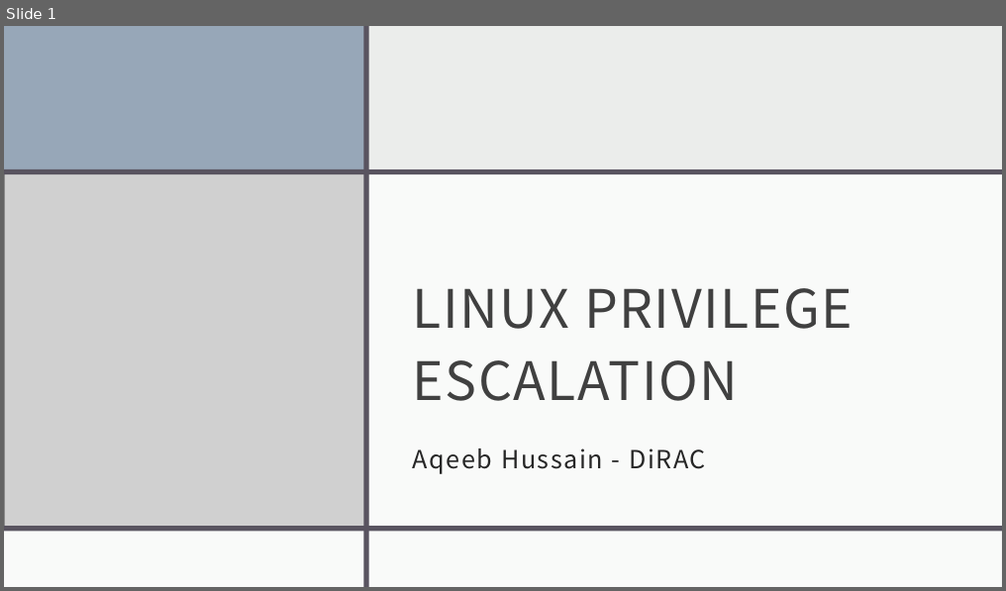
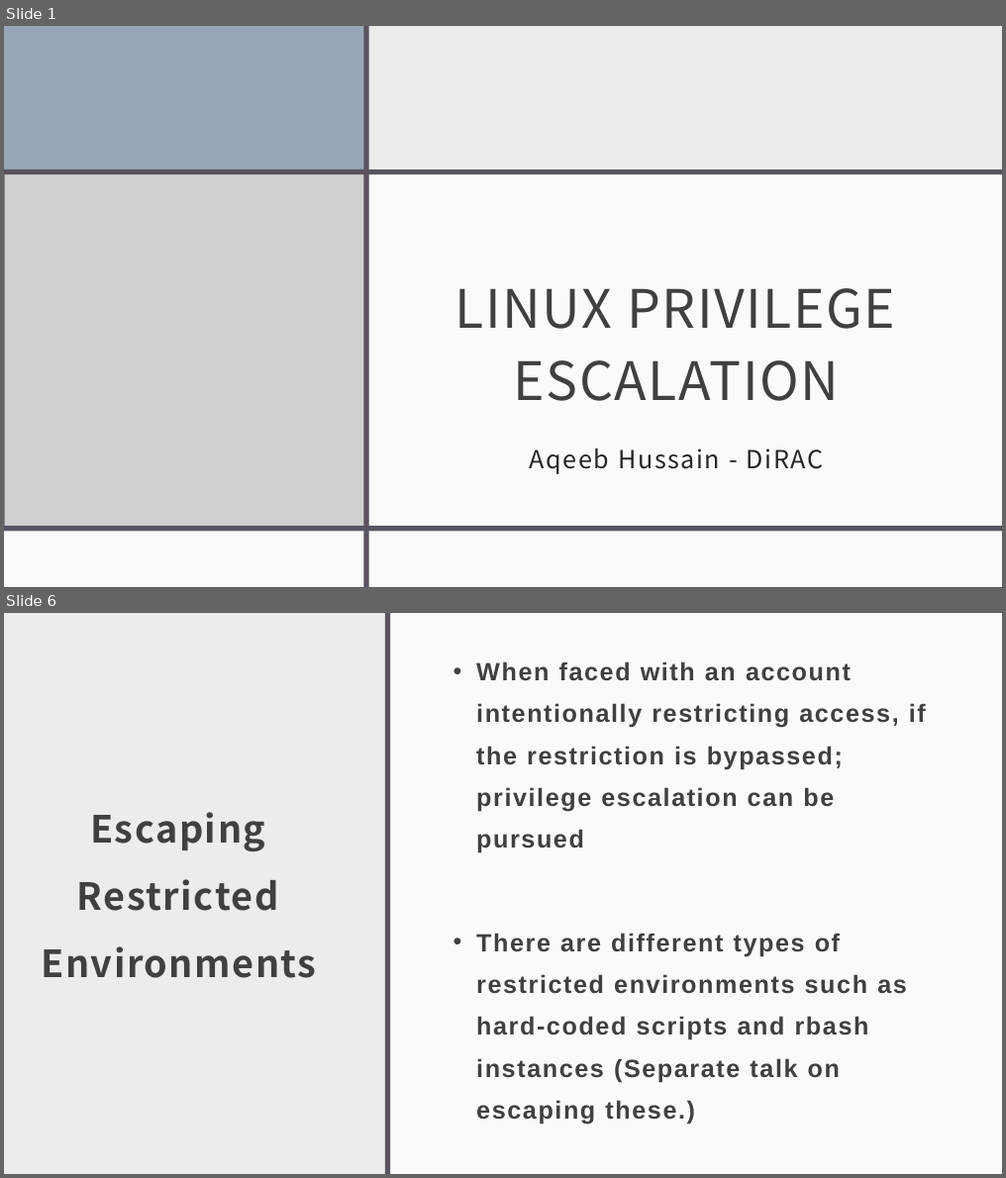
Before and after one commit to aqeebhussain122/hpc-offensive-security, a slide deck: Offensive Security Tactics for Linux Professionals - Linux Privilege Escalation.pptx. Shown one above the other, each under a label of ours: slide 1 before the commit, slides 1 and 6 after it; the slides between them are not shown. The pictures are 1006x591 and 1006x1178 pixels, drawn with LibreOffice and Linux fonts; fonts in the diff are those of the drawing; grey boxes stand for pictures. Boxes give left, top, right and bottom in pixels: in the first picture for what was removed or moved away, otherwise in the second. Text is boxed around its words. In the diff, an @@ line names an element or a change of style, - is before the commit and + after.

```diff
--- a/Offensive Security Tactics for Linux Professionals - Linux Privilege Escalation.pptx
+++ b/Offensive Security Tactics for Linux Professionals - Linux Privilege Escalation.pptx
@@ slide 6 added at bbox=[4, 613, 1002, 1174], background #EBEDEB @@
@@ rectangle added at bbox=[385, 613, 390, 1174], fill #595460 @@
@@ rectangle added at bbox=[390, 613, 1002, 1174], fill #FFFFFF at 75% opacity @@
@@ text added at bbox=[476, 662, 926, 1082], 24 pt, text #404040, bold @@
+• When faced with an account intentionally restricting access, if the restriction is bypassed; privilege escalation can be pursued
+• There are different types of restricted environments such as hard-coded scripts and rbash instances (Separate talk on escaping these.)
@@ title added at bbox=[41, 812, 316, 978], 36 pt, text #404040, bold @@
+Escaping Restricted Environments
@@ slide 1 changed as well @@
@@ title "LINUX PRIVILEGE ESCALATION" at bbox=[455, 288, 895, 401]: alignment left to centre @@
@@ subtitle "Aqeeb Hussain - DiRAC" at bbox=[530, 449, 824, 474]: alignment left to centre @@
```
Also in this commit, not shown: 1 other slide changed, 9 other slides added, 8 other files.
